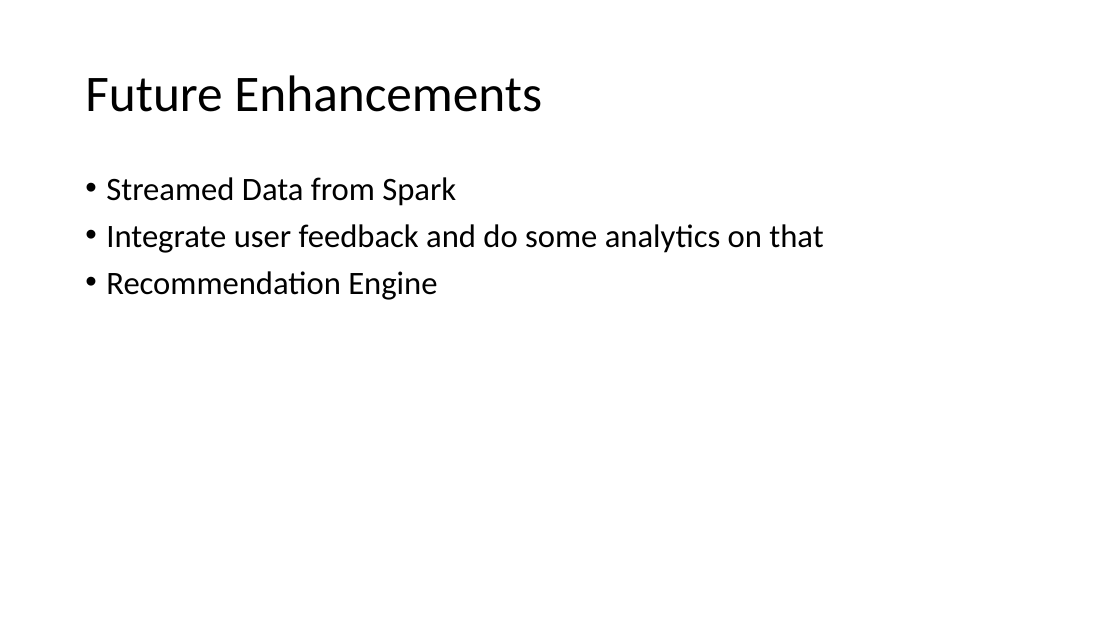
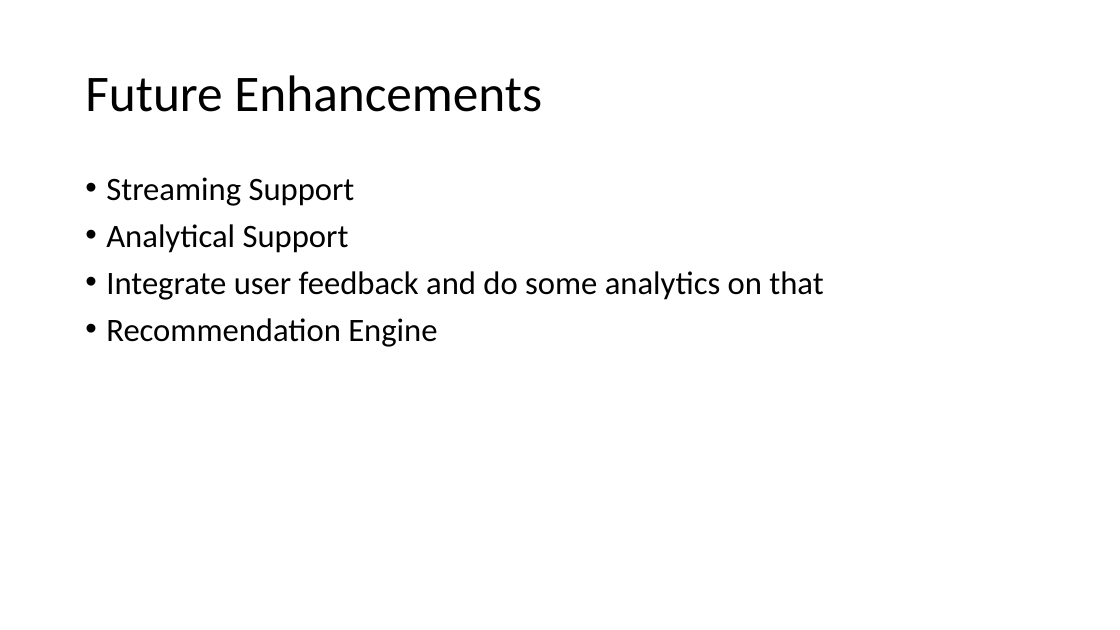
Before and after one commit to pankajti/travelenzy, a slide deck: slide 15 of presentation/travelenzy.pptx (slide 11 before the commit). Drawn at 1120x630 pixels with LibreOffice and Linux fonts; fonts in the diff are those of the drawing. Boxes give left, top, right and bottom in pixels: in the first picture for what was removed or moved away, otherwise in the second. Text is boxed around its words. In the diff, an @@ line names an element or a change of style, - is before the commit and + after.

```diff
--- a/presentation/travelenzy.pptx
+++ b/presentation/travelenzy.pptx
@@ text at [106, 177, 355, 253]: text changed @@
-• Streamed Data from Spark
+• Streaming Support
+• Analytical Support
```
Also in this commit, not shown: 8 other slides changed, 8 slides added, 3 slides removed, 8 other files.
